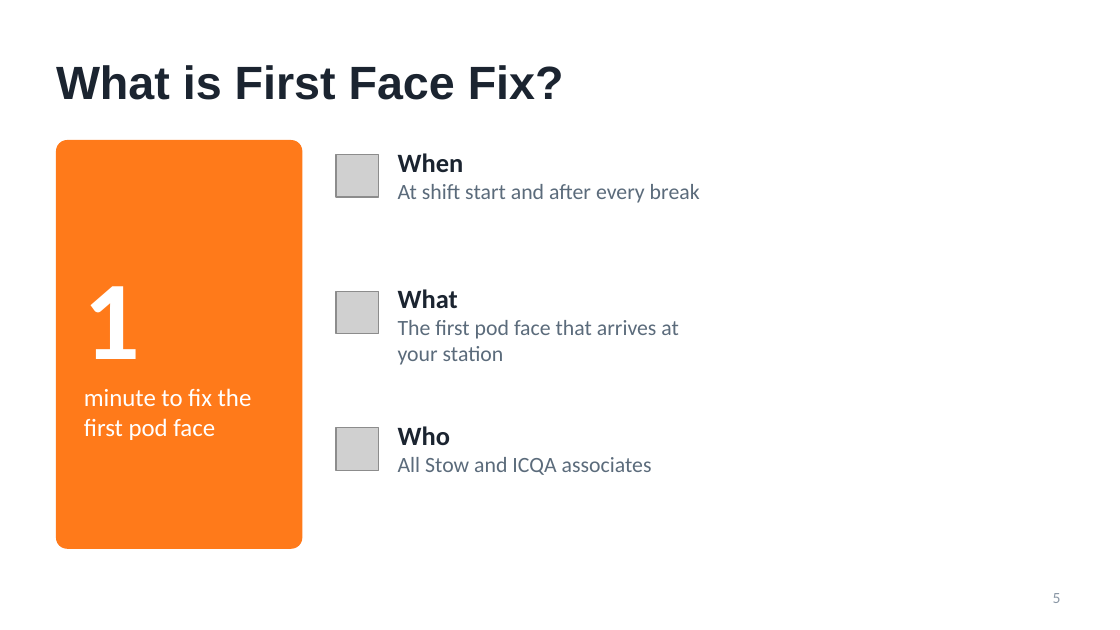
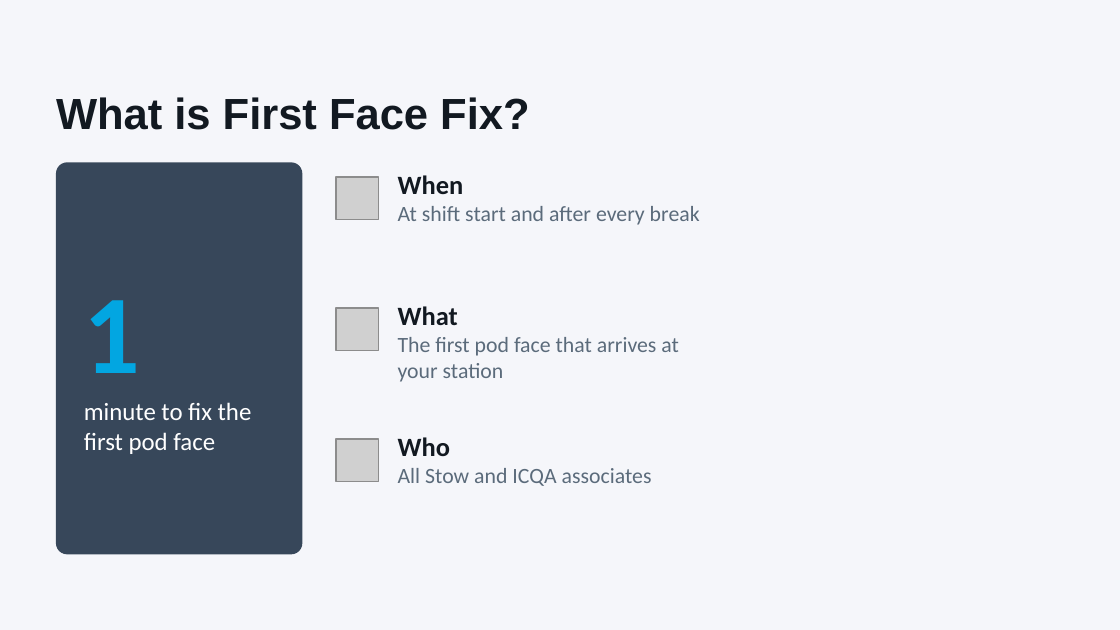
Before and after one commit to vanfryddie/beanstalkx, a slide deck: slide 5 of APMT_Coaching_FFF_ROBOTSS.pptx. Drawn at 1120x630 pixels with LibreOffice and Linux fonts; fonts in the diff are those of the drawing; grey boxes stand for pictures; background and template pictures are left out. Boxes give left, top, right and bottom in pixels: in the first picture for what was removed or moved away, otherwise in the second. Text is boxed around its words. In the diff, an @@ line names an element or a change of style, - is before the commit and + after.

```diff
--- a/APMT_Coaching_FFF_ROBOTSS.pptx
+++ b/APMT_Coaching_FFF_ROBOTSS.pptx
@@ background #FFFFFF to #F5F6FA @@
@@ title "What is First Face Fix?": place and size @@
-title "What is First Face Fix?" at [56, 65, 564, 100]
+title "What is First Face Fix?" at [56, 97, 529, 130]
@@ title "What is First Face Fix?" at [56, 97, 529, 130]: size 30 to 28 pt, text colour #1B2430 to #121921 @@
@@ rounded rectangle: place and size @@
-rounded rectangle at [56, 140, 302, 549]
+rounded rectangle at [56, 162, 302, 554]
@@ rounded rectangle at [56, 162, 302, 554]: fill #FF7A1A to #37475A @@
@@ text "1": place and size @@
-text "1" at [84, 286, 252, 440]
+text "1" at [84, 300, 252, 454]
@@ picture: place and size @@
-picture at [336, 155, 379, 197]
+picture at [336, 177, 379, 220]
@@ text at [398, 175, 464, 194]: text colour #1B2430 to #121921 in "When" @@
@@ text "When": place and size @@
-text "When" at [398, 153, 700, 203]
+text "When" at [398, 175, 700, 225]
@@ text "What": place and size @@
-text "What" at [398, 289, 679, 365]
+text "What" at [398, 306, 679, 382]
@@ text at [84, 300, 141, 373]: text colour #FFFFFF to #02A6E1 in "1" @@
@@ picture: place and size @@
-picture at [336, 291, 379, 334]
+picture at [336, 308, 379, 351]
@@ text at [398, 306, 458, 325]: text colour #1B2430 to #121921 in "What" @@
@@ picture: place and size @@
-picture at [336, 428, 379, 470]
+picture at [336, 439, 379, 482]
@@ text at [398, 437, 450, 456]: text colour #1B2430 to #121921 in "Who" @@
@@ text "Who": place and size @@
-text "Who" at [398, 426, 652, 475]
+text "Who" at [398, 437, 652, 486]
@@ page number removed at [1053, 593, 1061, 603] @@
-5
```
Also in this commit, not shown: 13 other slides changed, 1 slide added, 1 slide removed.
